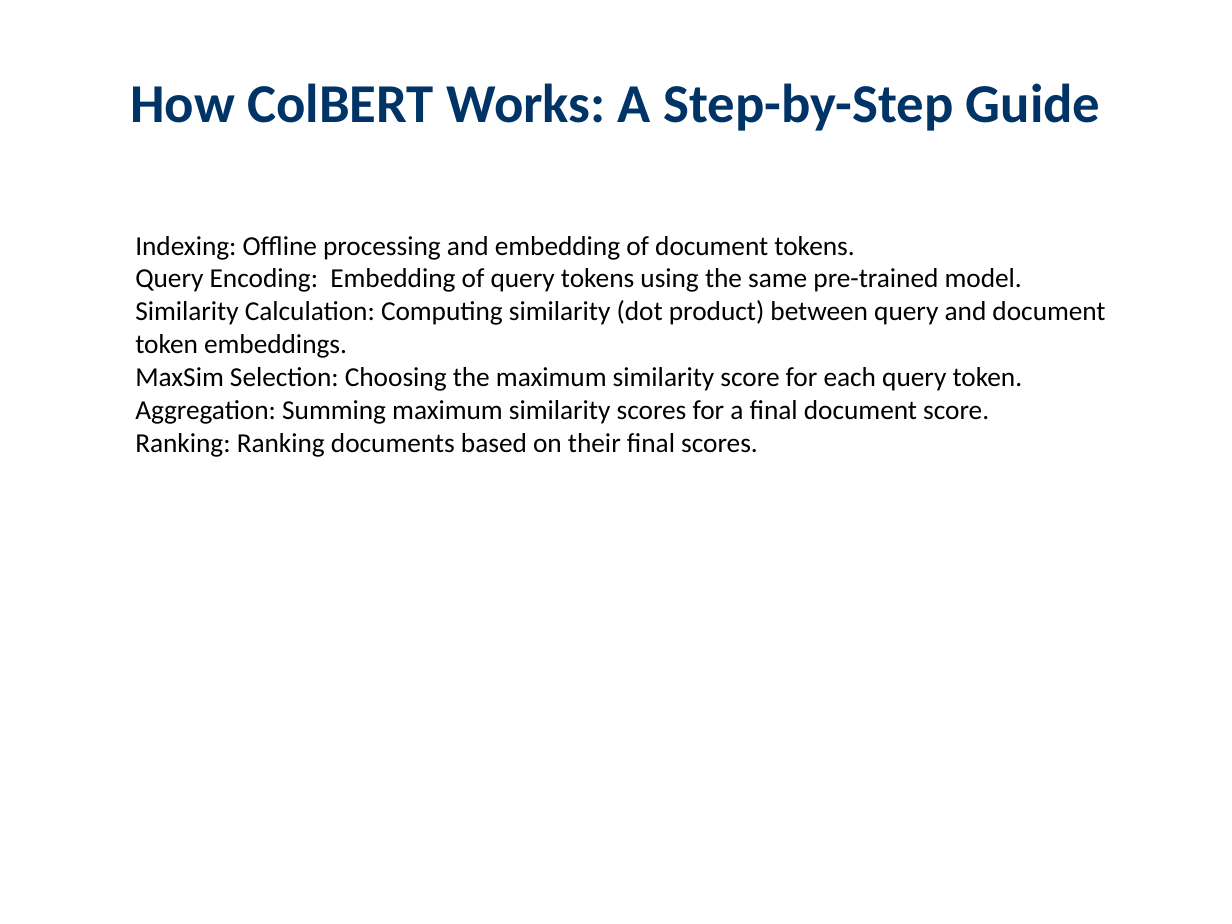
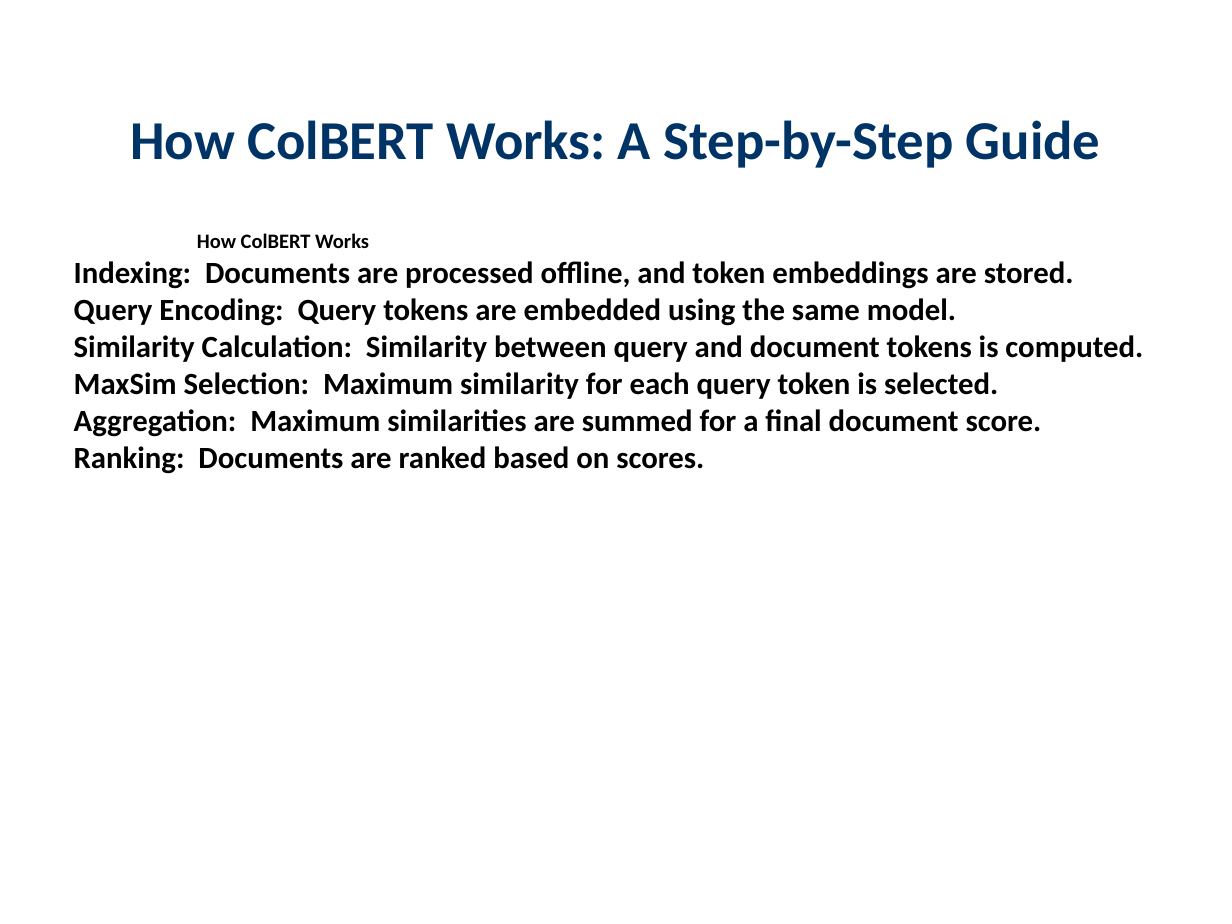
Before and after one commit to haadirakhangi/Edunexus, a slide deck: slide 8 of server-side/server/teacher/downloaded-presentations/Large Language Models/Colbert.pptx (slide 9 before the commit). Drawn at 1232x924 pixels with LibreOffice and Linux fonts; fonts in the diff are those of the drawing. Boxes give left, top, right and bottom in pixels: in the first picture for what was removed or moved away, otherwise in the second. Text is boxed around its words. In the diff, an @@ line names an element or a change of style, - is before the commit and + after.

```diff
--- a/server-side/server/teacher/downloaded-presentations/Large Language Models/Colbert.pptx
+++ b/server-side/server/teacher/downloaded-presentations/Large Language Models/Colbert.pptx
@@ text "How ColBERT Works: A Step-by-Step ...": place and size @@
-text "How ColBERT Works: A Step-by-Step ..." at bbox=[130, 83, 1101, 131]
+text "How ColBERT Works: A Step-by-Step ..." at bbox=[130, 120, 1101, 168]
@@ text at bbox=[74, 233, 1143, 474]: text changed; size 16 to 18 pt; bold on @@
-  Indexing: Offline processing and embedding of document tokens.
-  Query Encoding: Embedding of query tokens using the same pre-trained model.
-  Similarity Calculation: Computing similarity (dot product) between query and document token embeddings.
-  MaxSim Selection: Choosing the maximum similarity score for each query token.
-  Aggregation: Summing maximum similarity scores for a final document score.
-  Ranking: Ranking documents based on their final scores.
+    How ColBERT Works
+Indexing: Documents are processed offline, and token embeddings are stored.
+Query Encoding: Query tokens are embedded using the same model.
+Similarity Calculation: Similarity between query and document tokens is computed.
+MaxSim Selection: Maximum similarity for each query token is selected.
+Aggregation: Maximum similarities are summed for a final document score.
+Ranking: Documents are ranked based on scores.
```
Also in this commit, not shown: 7 other slides changed, 5 slides added, 15 slides removed, 4 other files.
